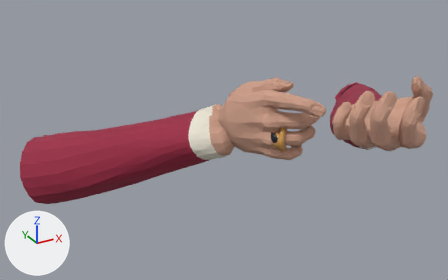
The glTF model assets/models/fps_hands_cs2.glb as it was, and as the next commit left it.
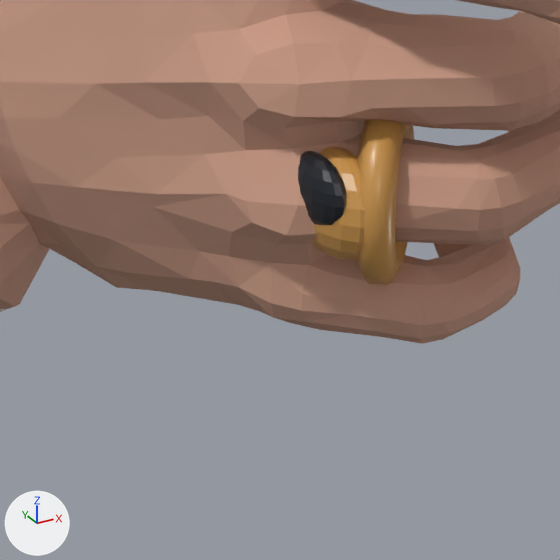
Old and new are each drawn whole from a 50 mm camera at (-0.533, -1.155, 0.067) aimed at (-0.15, -0.459, -0.281) and again close up on the part from 51% to 69% of the width and 39% to 68% of the height. The axes (+X, +Y, +Z) are drawn at lower left. The lights are the same throughout. The first two pictures are the older version. Vertices at exactly the same position are counted once.

The older version as bpy lines, for what is in view:
```python
me_right = bpy.data.meshes.new('Right')
me_right.from_pydata(...)  # 1693 vertices, 3356 faces; spans x -0.398..-0.125, y -0.684..-0.21, z -0.421..-0.146
# faces by material slot: [2017, 428, 143, 480, 288]
me_right.materials.append(mat_skin)  # beige #cc9d87
me_right.materials.append(mat_crimson)  # red #9d2543
me_right.materials.append(mat_ivory)  # pale yellow #ebe5d5
me_right.materials.append(mat_gold)  # orange #ce9951
me_right.materials.append(mat_onyx)  # black #1b2028
ob_right = bpy.data.objects.new('Right', me_right)
ob_right.location = (0.0, 0.0, 0.0)
```
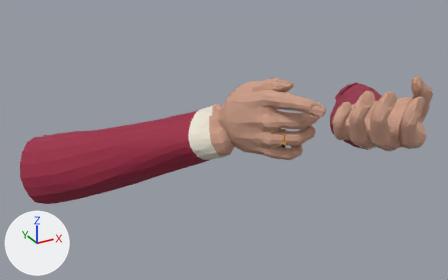
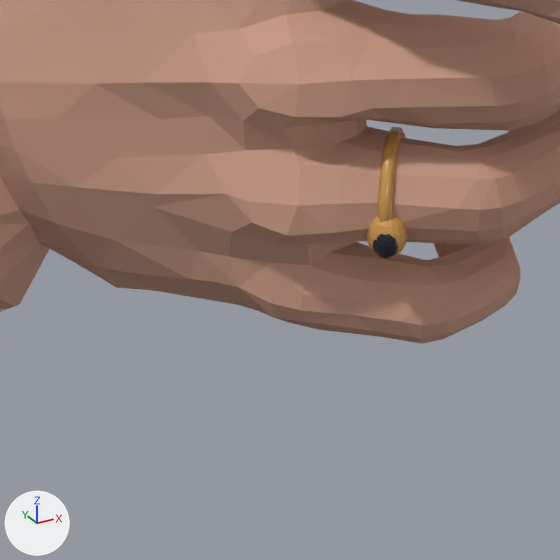
What differs and where, as boxes [x1, y1, x2, y2] in the close-ups (560 x 560 px):
part 1 of me_right, deleted (black): before [298, 151, 347, 225]
part 2 of me_right, cut back: before [312, 119, 414, 285]; after [366, 127, 407, 259]

Patch to the scene script:
```diff
--- a/assets/models/fps_hands_cs2.glb.py
+++ b/assets/models/fps_hands_cs2.glb.py
@@ me_right @@
 # used by ob_right; location = (0.0, 0.0, 0.0)
-me_right.from_pydata(...)  # 1693 vertices, 3356 faces; spans x -0.398..-0.125, y -0.684..-0.21, z -0.421..-0.146
+me_right.from_pydata(...)  # 1789 vertices, 3548 faces; spans x -0.398..-0.125, y -0.684..-0.21, z -0.421..-0.146
+# me_right part 1: the loose piece of 146 vertices spanning x -0.191..-0.185, y -0.646..-0.63, z -0.208..-0.196 is deleted
+# me_right part 2: 3 vertices moved within x -0.181..-0.179, y -0.646..-0.643, z -0.209..-0.205; 232 vertices removed from x -0.19..-0.164, y -0.65..-0.626, z -0.22..-0.19; 474 vertices added at x -0.182..-0.166, y -0.649..-0.631, z -0.214..-0.195
 me_right.materials.append(mat_skin)
```
